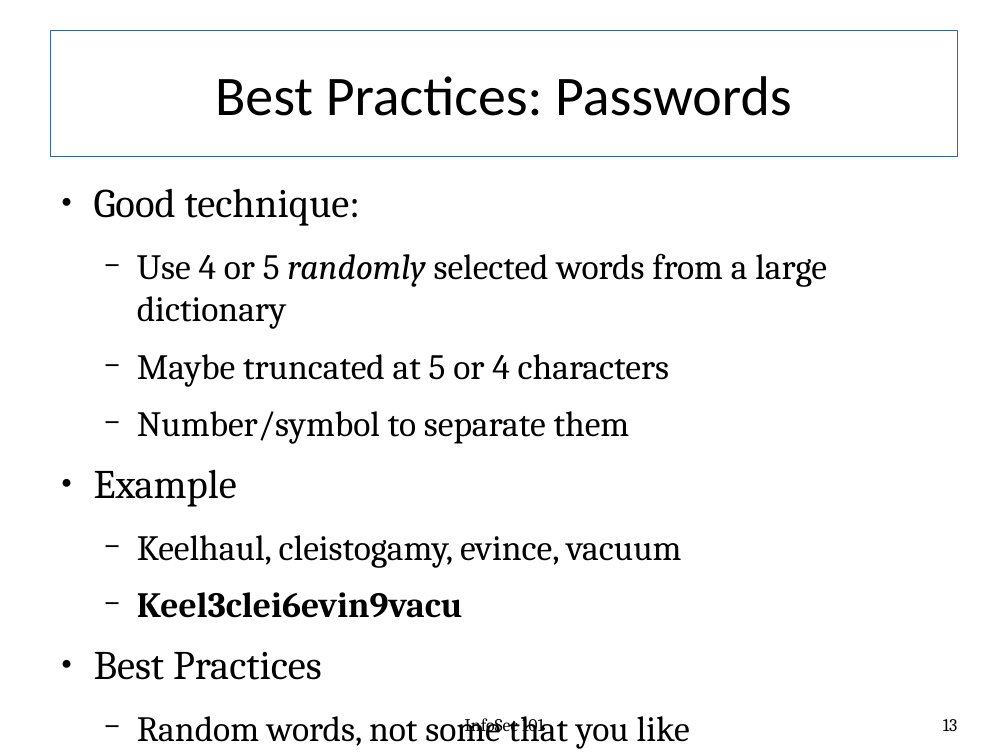
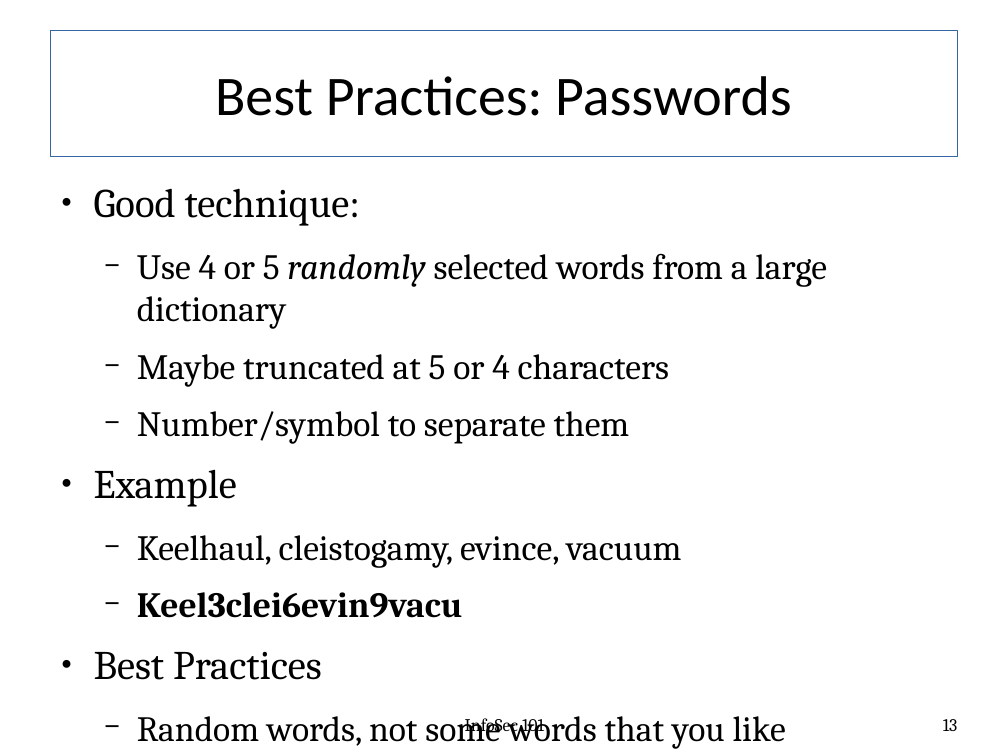
Before and after one commit to fabianlischka/InfoSec101, a slide deck: slide 13 of InfoSec101-Presentation-FCC-2015-02-26.odp. Drawn at 1008x756 pixels with LibreOffice and Linux fonts; fonts in the diff are those of the drawing. Boxes give left, top, right and bottom in pixels: in the first picture for what was removed or moved away, otherwise in the second. Text is boxed around its words. In the diff, an @@ line names an element or a change of style, - is before the commit and + after.

```diff
--- a/InfoSec101-Presentation-FCC-2015-02-26.odp
+++ b/InfoSec101-Presentation-FCC-2015-02-26.odp
@@ text at (137,716,786,749): text changed @@
-  − Random words, not some that you like
+  − Random words, not some words that you like
```
Also in this commit, not shown: 7 other slides changed, 25 slides added.
